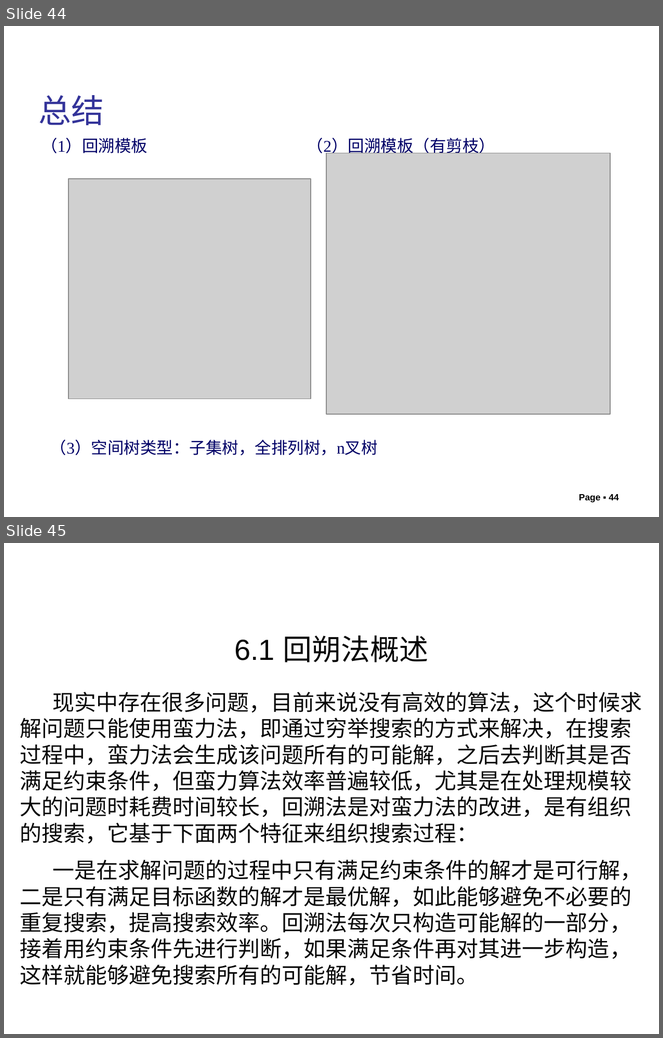
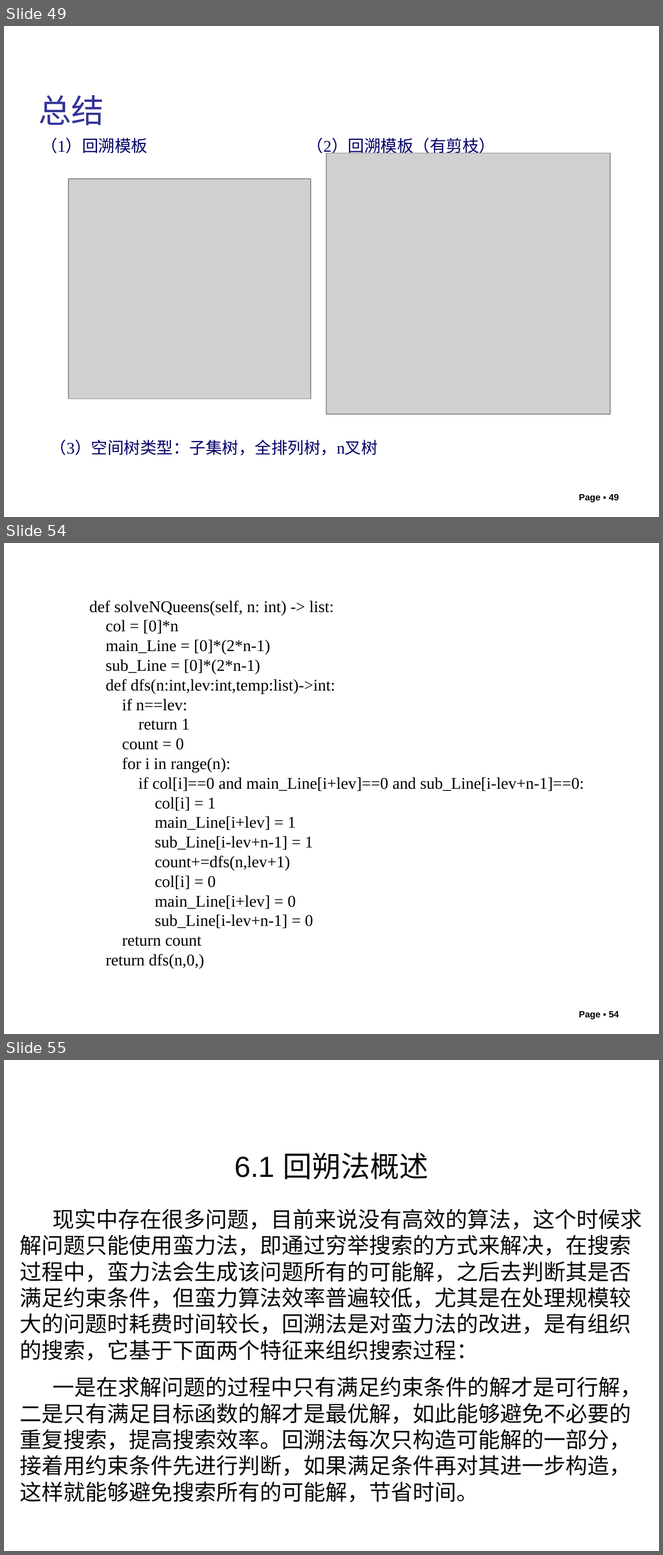
Before and after one commit to liutongling/DP, a slide deck: file/第6章 回朔法.pptx. Shown one above the other, each under a label of ours: slides 44 and 45 before the commit, slides 49, 54 and 55 after it; the slides between them are not shown. The pictures are 663x1038 and 663x1555 pixels, drawn with LibreOffice and Linux fonts; fonts in the diff are those of the drawing; grey boxes stand for pictures; background and template pictures are left out. Boxes give left, top, right and bottom in pixels: in the first picture for what was removed or moved away, otherwise in the second. Text is boxed around its words. In the diff, an @@ line names an element or a change of style, - is before the commit and + after.

```diff
--- a/file/第6章 回朔法.pptx
+++ b/file/第6章 回朔法.pptx
@@ slide 54 added at (4,543,659,1034), background #FFFFFF @@
@@ text added at (89,601,584,969), 18 pt, text #000000 @@
+def solveNQueens(self, n: int) -> list:
+col = [0]*n
+main_Line = [0]*(2*n-1)
+sub_Line = [0]*(2*n-1)
+def dfs(n:int,lev:int,temp:list)->int:
+if n==lev:
+return 1
+count = 0
+for i in range(n):
+if col[i]==0 and main_Line[i+lev]==0 and sub_Line[i-lev+n-1]==0:
+col[i] = 1
+main_Line[i+lev] = 1
+sub_Line[i-lev+n-1] = 1
+count+=dfs(n,lev+1)
+col[i] = 0
+main_Line[i+lev] = 0
+sub_Line[i-lev+n-1] = 0
+return count
+return dfs(n,0,)
@@ page number added at (579,1012,619,1020), 10 pt, text #000000, bold @@
+Page ▪ 54
@@ what was slide 44 is now slide 49 @@
@@ page number at (579,494,619,503): text changed @@
-Page ▪ 44
+Page ▪ 49
@@ what was slide 45 is now slide 55 @@
```
Also in this commit, not shown: 4 slides changed, 9 other slides added, 5 other files.
